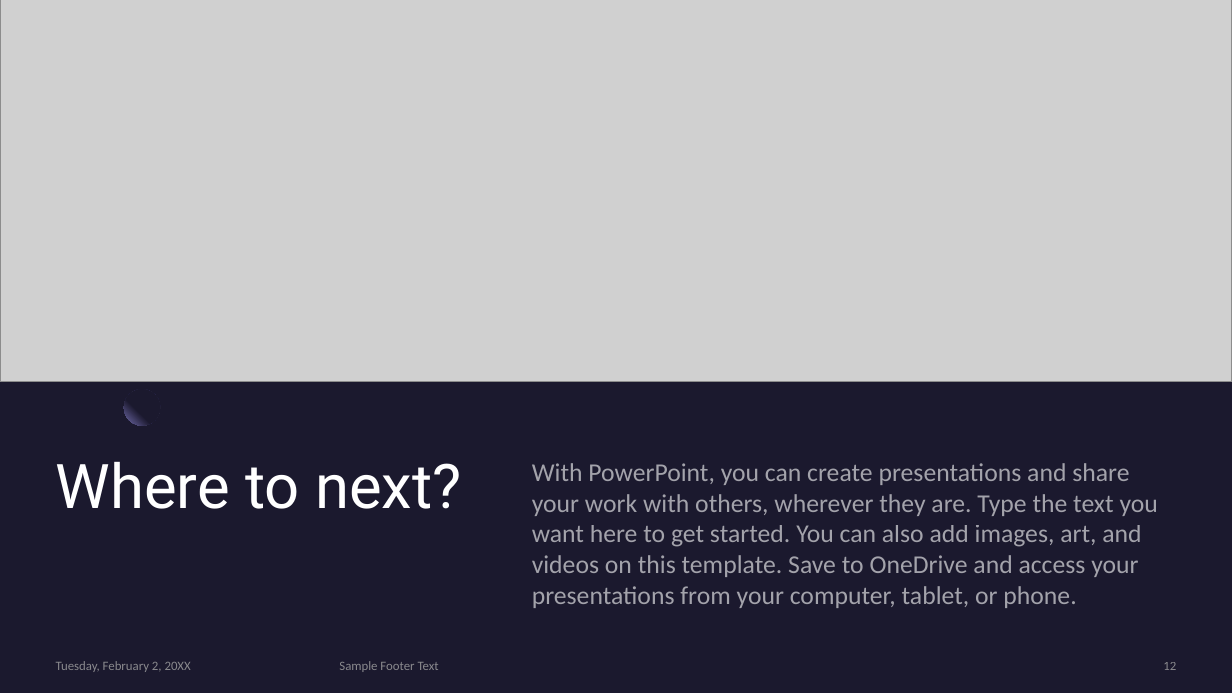
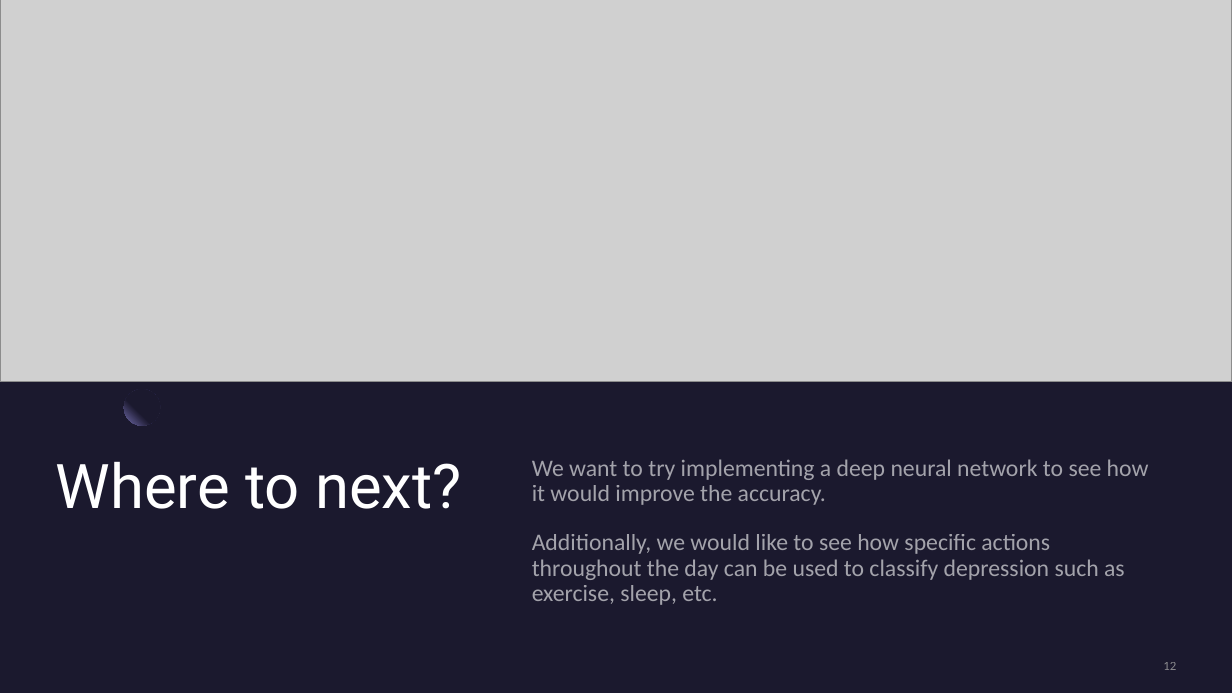
Before and after one commit to davevstorey/CS5080_TS, a slide deck: slide 12 of Classifying Depression with Activity.pptx. Drawn at 1232x693 pixels with LibreOffice and Linux fonts; fonts in the diff are those of the drawing; grey boxes stand for pictures. Boxes give left, top, right and bottom in pixels: in the first picture for what was removed or moved away, otherwise in the second. Text is boxed around its words. In the diff, an @@ line names an element or a change of style, - is before the commit and + after.

```diff
--- a/Classifying Depression with Activity.pptx
+++ b/Classifying Depression with Activity.pptx
@@ text at bbox=[532, 459, 1149, 605]: text changed; size 20 to 18.5 pt @@
-With PowerPoint, you can create presentations and share your work with others, wherever they are. Type the text you want here to get started. You can also add images, art, and videos on this template. Save to OneDrive and access your presentations from your computer, tablet, or phone.
+We want to try implementing a deep neural network to see how it would improve the accuracy.
+Additionally, we would like to see how specific actions throughout the day can be used to classify depression such as exercise, sleep, etc.
@@ text removed at bbox=[56, 661, 191, 672] @@
-Tuesday, February 2, 20XX
@@ text removed at bbox=[339, 661, 439, 672] @@
-Sample Footer Text
```
Also in this commit, not shown: 5 other slides changed.
